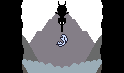
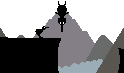
Layered file, before and after one edit (124×73). Changes by layer:
hid "Feather" over [left=0, top=0, right=124, bottom=73]
hid group "Rocks" (6 layers) over [left=0, top=0, right=124, bottom=73]
hid "Walls" over [left=0, top=0, right=124, bottom=73]
added group "Kiwi-walking" with 6 layers above "Hill" over [left=0, top=0, right=124, bottom=73]
added layer "Head" (2nd of 2, in "Kiwi-walking") in group "Kiwi-walking" over [left=0, top=0, right=64, bottom=64]
added layer "Neck" (2nd of 2, in "Kiwi-walking") in group "Kiwi-walking" over [left=0, top=0, right=64, bottom=64]
added layer "Body" (2nd of 2, in "Kiwi-walking") in group "Kiwi-walking" over [left=0, top=0, right=124, bottom=73]
added layer "Tigh" in group "Kiwi-walking" over [left=0, top=0, right=64, bottom=64]
added layer "Shin" in group "Kiwi-walking" over [left=0, top=0, right=64, bottom=64]
added layer "Foot" in group "Kiwi-walking" over [left=0, top=0, right=64, bottom=64]
added layer "Hill" above "Mountains" over [left=0, top=0, right=124, bottom=73]
